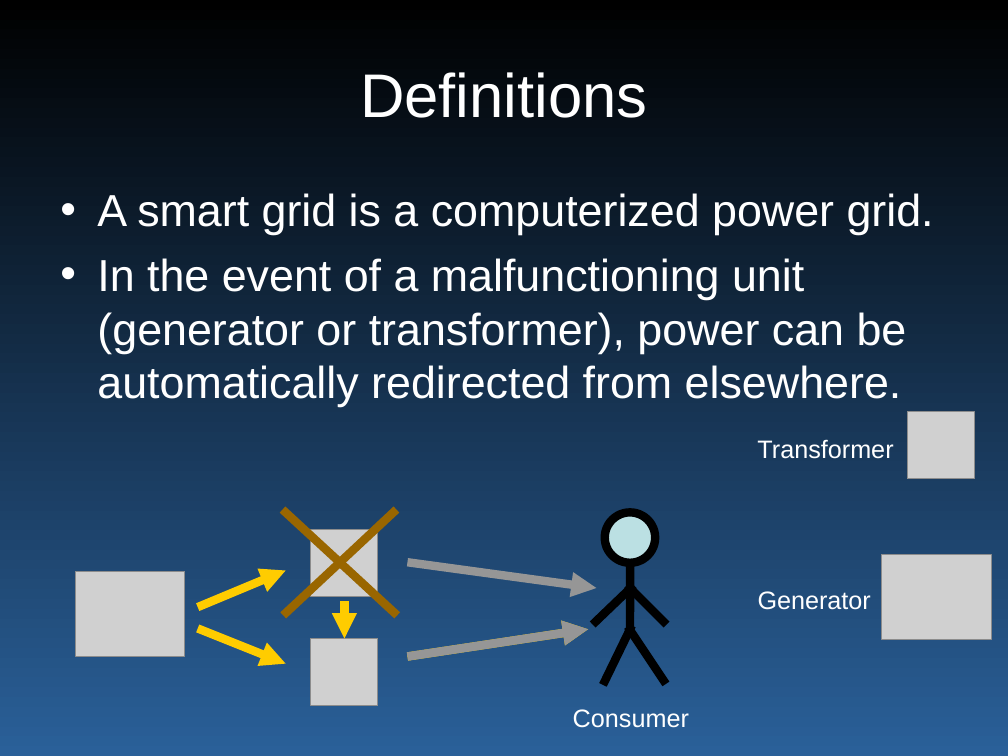
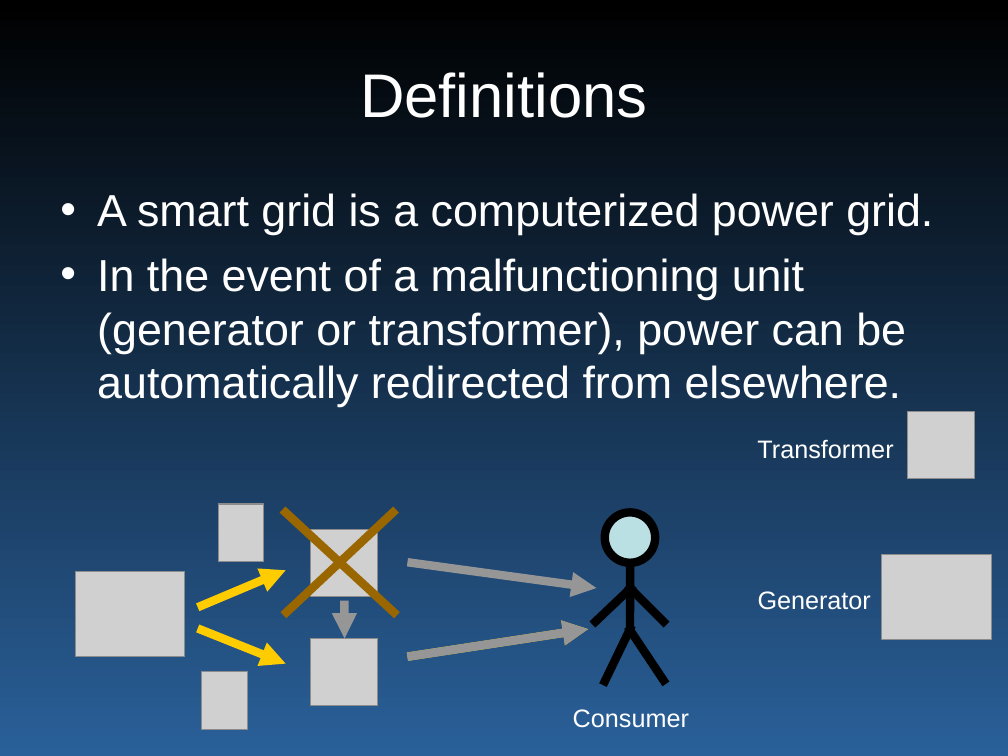
Before and after one commit to wyatt8740/CS460_Capstone, a slide deck: slide 5 of smartgrid_465.ppt. Drawn at 1008x756 pixels with LibreOffice and Linux fonts; fonts in the diff are those of the drawing; grey boxes stand for pictures. Boxes give left, top, right and bottom in pixels: in the first picture for what was removed or moved away, otherwise in the second. Text is boxed around its words. In the diff, an @@ line names an element or a change of style, - is before the commit and + after.

```diff
--- a/smartgrid_465.ppt
+++ b/smartgrid_465.ppt
@@ picture added at [219, 504, 264, 561] @@
@@ arrow (345, 605) - (345, 638): stroke #FFCC00 6.01 pt to #969696 6.01 pt @@
@@ picture added at [202, 672, 247, 730] @@
```
Also in this commit, not shown: 6 other slides changed, 1 slide added.
